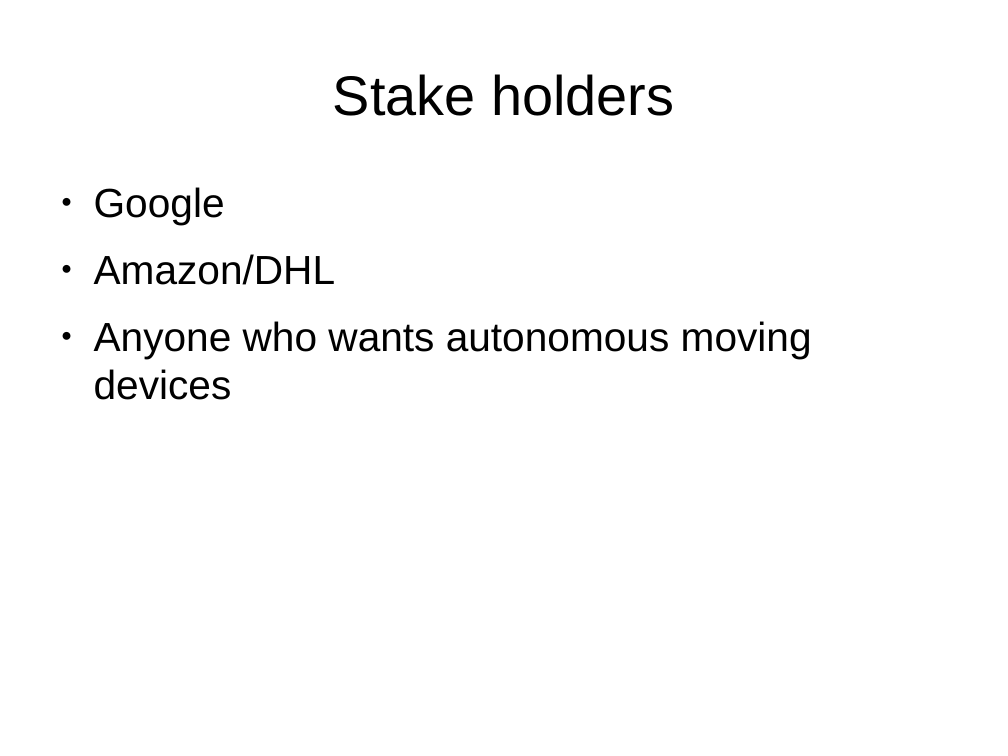
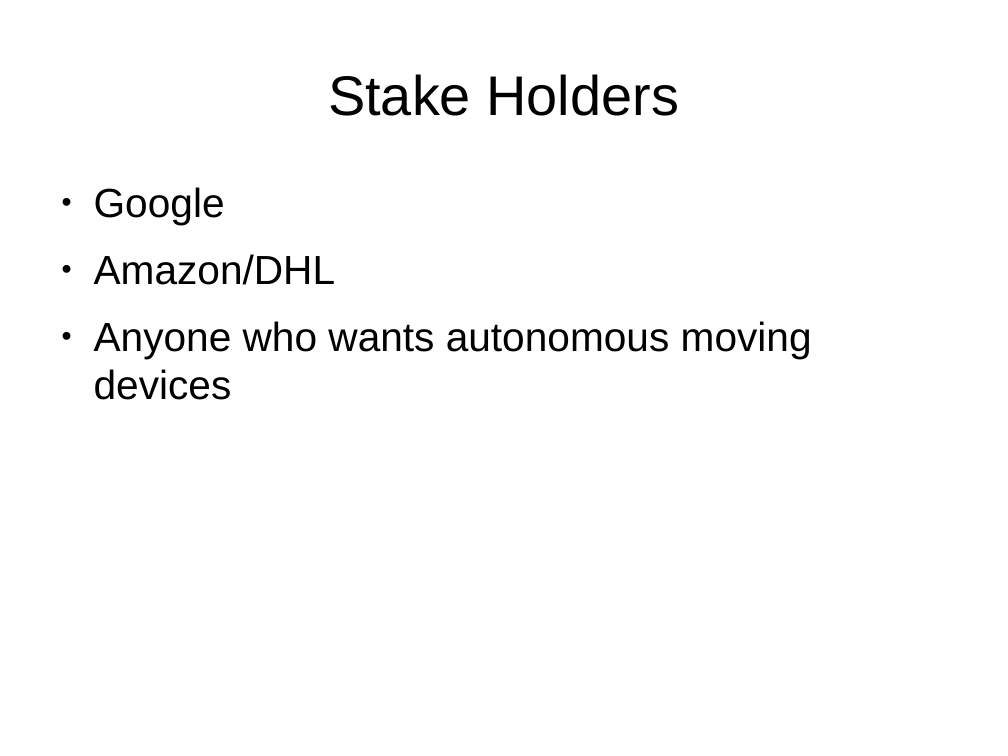
Before and after one commit to andrewazores/Capstone, a slide deck: slide 9 of documentation/problem_statement_presentation.odp. Drawn at 1008x756 pixels with LibreOffice and Linux fonts; fonts in the diff are those of the drawing. Boxes give left, top, right and bottom in pixels: in the first picture for what was removed or moved away, otherwise in the second. Text is boxed around its words. In the diff, an @@ line names an element or a change of style, - is before the commit and + after.

Commit message:
Consistency in "Stake Holders" title

```diff
--- a/documentation/problem_statement_presentation.odp
+++ b/documentation/problem_statement_presentation.odp
@@ title at (328, 74, 679, 116): text changed @@
-Stake holders
+Stake Holders
```
